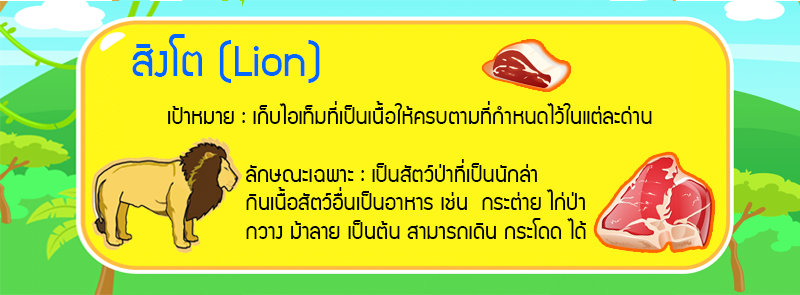
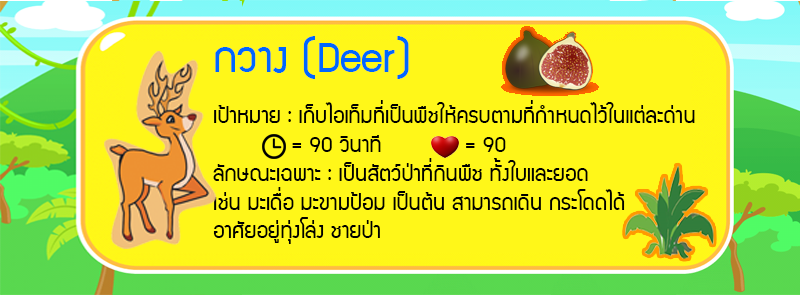
Revision of a layered (800, 295) image; what changed, layer by layer:
showed "Deer" (1st of 2) over (104, 51, 216, 249)
showed "Tree", painted on it over (578, 113, 717, 262)
showed "Deer" (2nd of 2) over (501, 26, 599, 96)
renamed "กวาง (Deer) เป้าหมาย : การเก็บไอเท็มให้ครบตามที่กำหนดไว้ในแต่ล" to "กวาง (Deer) เป้าหมาย : เก็บไอเท็มที่เป็นพืชให้ครบตามที่กำหนดไว", showed it, painted on it over (213, 36, 695, 247)
hid "meat" (2nd of 3) over (596, 154, 713, 251)
hid "meat" (3rd of 3) over (483, 40, 570, 91)
hid "Lion" over (91, 137, 242, 253)
added layer "Heart" above "Time" over (431, 136, 459, 158)
added layer "Time" above "สิงโต (Lion) เป้าหมาย : เก็บไอเท็มที่เป็นเนื้อให้ครบตามที่กำ" over (262, 134, 286, 159)
hid "สิงโต (Lion) เป้าหมาย : เก็บไอเท็มที่เป็นเนื้อให้ครบตามที่กำ", painted on it over (132, 34, 652, 239)
